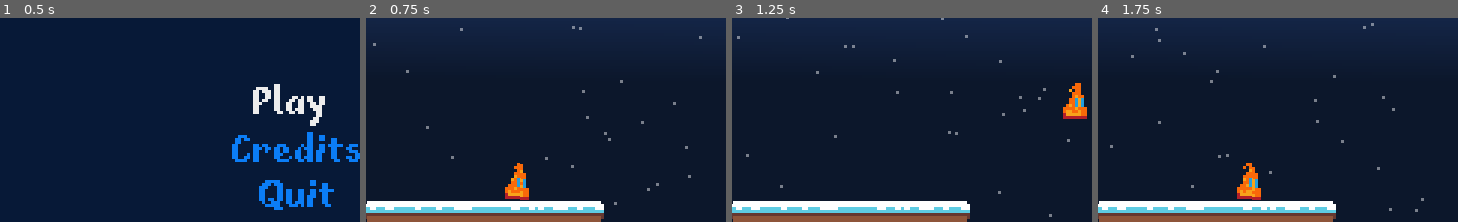
Above: before the commit, frames 1-4 (left to right).
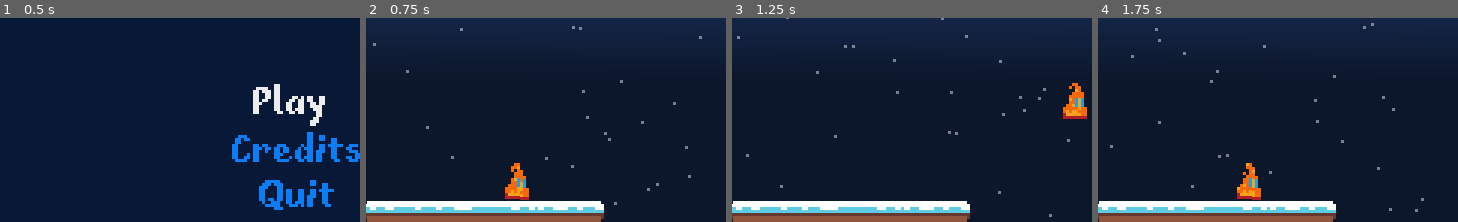
Above: after the commit, the same moments.

Repository: sugarvoid/winter-break-jam
Game: Godot game, scene res://game/menu/title_menu.tscn
Two runs of this game, one before a commit and one after it. Both use one fixed random seed, a clock stepped at 60 frames per second and the inputs below. Sound files missing from this copy of the repository are replaced by a short silence.
Inputs:
- Up to frame 1 (0.5 s): no input
- Up to frame 2 (0.75 s): tap Enter (ui_accept) at 0.5 s; hold D (move_right) from 0.53 s (still down); tap Space (dash) at 0.6 s
- Up to frame 3 (1.25 s): keep holding D (move_right); tap W (jump) at 0.77 s
- Up to frame 4 (1.75 s): keep holding D (move_right); tap Space (dash) at 1.35 s; tap W (jump) at 1.52 s
The pictures show only the part of the screen within x 4-54%, y 43-93%; the shares and areas given below are measured in that part.

Frame 1 is identical in both runs. In frame 2, 0.2% of the frame differs, in the area x 39-45%, y 71-87%; in frame 3, 0.2%; in frame 4, 0.2%.

Commit message:
Change waves positions

Diff:
--- a/game/danger_object/wave/sickle_wave_left_all.tscn
+++ b/game/danger_object/wave/sickle_wave_left_all.tscn
@@ -5,77 +5,62 @@
 
 [node name="SWLeftAll" instance=ExtResource( 1 )]
 
-[node name="IceSickle" parent="Hazards" index="0" instance=ExtResource( 2 )]
-position = Vector2( -22, 12 )
+[node name="IceSickle2" parent="Hazards" index="0" instance=ExtResource( 2 )]
+position = Vector2( -18, 24 )
 speed = 45
 rotation_d = 0
 
-[node name="IceSickle2" parent="Hazards" index="1" instance=ExtResource( 2 )]
-position = Vector2( -20, 34 )
+[node name="IceSickle3" parent="Hazards" index="1" instance=ExtResource( 2 )]
+position = Vector2( -18, 46 )
 speed = 45
 rotation_d = 0
 
-[node name="IceSickle3" parent="Hazards" index="2" instance=ExtResource( 2 )]
-position = Vector2( -20, 56 )
+[node name="IceSickle4" parent="Hazards" index="2" instance=ExtResource( 2 )]
+position = Vector2( -19, 66 )
 speed = 45
 rotation_d = 0
 
-[node name="IceSickle4" parent="Hazards" index="3" instance=ExtResource( 2 )]
-position = Vector2( -21, 76 )
+[node name="IceSickle14" parent="Hazards" index="3" instance=ExtResource( 2 )]
+position = Vector2( -195, 21 )
+speed = 40
+rotation_d = 0
+
+[node name="IceSickle15" parent="Hazards" index="4" instance=ExtResource( 2 )]
+position = Vector2( -195, 43 )
+speed = 40
+rotation_d = 0
+
+[node name="IceSickle16" parent="Hazards" index="5" instance=ExtResource( 2 )]
+position = Vector2( -196, 63 )
+speed = 40
+rotation_d = 0
+
+[node name="IceSickle10" parent="Hazards" index="6" instance=ExtResource( 2 )]
+position = Vector2( -113, 22 )
+speed = 50
+rotation_d = 0
+
+[node name="IceSickle11" parent="Hazards" index="7" instance=ExtResource( 2 )]
+position = Vector2( -113, 44 )
+speed = 50
+rotation_d = 0
+
+[node name="IceSickle12" parent="Hazards" index="8" instance=ExtResource( 2 )]
+position = Vector2( -111, 89 )
+speed = 50
+rotation_d = 0
+
+[node name="IceSickle5" parent="Hazards" index="9" instance=ExtResource( 2 )]
+position = Vector2( -20, 111 )
 speed = 45
 rotation_d = 0
 
-[node name="IceSickle13" parent="Hazards" index="4" instance=ExtResource( 2 )]
-position = Vector2( -190, 12 )
-speed = 40
-rotation_d = 0
-
-[node name="IceSickle14" parent="Hazards" index="5" instance=ExtResource( 2 )]
-position = Vector2( -188, 34 )
-speed = 40
-rotation_d = 0
-
-[node name="IceSickle15" parent="Hazards" index="6" instance=ExtResource( 2 )]
-position = Vector2( -188, 56 )
-speed = 40
-rotation_d = 0
-
-[node name="IceSickle16" parent="Hazards" index="7" instance=ExtResource( 2 )]
-position = Vector2( -189, 76 )
-speed = 40
-rotation_d = 0
-
-[node name="IceSickle9" parent="Hazards" index="8" instance=ExtResource( 2 )]
-position = Vector2( -108, 11 )
+[node name="IceSickle6" parent="Hazards" index="10" instance=ExtResource( 2 )]
+position = Vector2( -111, 110 )
 speed = 50
 rotation_d = 0
 
-[node name="IceSickle10" parent="Hazards" index="9" instance=ExtResource( 2 )]
-position = Vector2( -106, 33 )
-speed = 50
-rotation_d = 0
-
-[node name="IceSickle11" parent="Hazards" index="10" instance=ExtResource( 2 )]
-position = Vector2( -106, 55 )
-speed = 50
-rotation_d = 0
-
-[node name="IceSickle12" parent="Hazards" index="11" instance=ExtResource( 2 )]
-position = Vector2( -104, 100 )
-speed = 50
-rotation_d = 0
-
-[node name="IceSickle5" parent="Hazards" index="12" instance=ExtResource( 2 )]
-position = Vector2( -18, 122 )
-speed = 45
-rotation_d = 0
-
-[node name="IceSickle6" parent="Hazards" index="13" instance=ExtResource( 2 )]
-position = Vector2( -104, 121 )
-speed = 50
-rotation_d = 0
-
-[node name="IceSickle8" parent="Hazards" index="14" instance=ExtResource( 2 )]
-position = Vector2( -187, 125 )
+[node name="IceSickle8" parent="Hazards" index="11" instance=ExtResource( 2 )]
+position = Vector2( -194, 112 )
 speed = 40
 rotation_d = 0
--- a/game/danger_object/wave/sickle_wave_left_bottom.tscn
+++ b/game/danger_object/wave/sickle_wave_left_bottom.tscn
@@ -6,31 +6,31 @@
 [node name="SickleWaveLeftBottom" instance=ExtResource( 2 )]
 
 [node name="IceSickle" parent="Hazards" index="0" instance=ExtResource( 1 )]
-position = Vector2( -18, 75 )
+position = Vector2( -17, 68 )
 speed = 90
 rotation_d = 0
 
 [node name="IceSickle2" parent="Hazards" index="1" instance=ExtResource( 1 )]
-position = Vector2( -19, 93 )
+position = Vector2( -18, 86 )
 speed = 90
 rotation_d = 0
 
 [node name="IceSickle3" parent="Hazards" index="2" instance=ExtResource( 1 )]
-position = Vector2( -65, 103 )
+position = Vector2( -83, 98 )
 speed = 90
 rotation_d = 0
 
 [node name="IceSickle4" parent="Hazards" index="3" instance=ExtResource( 1 )]
-position = Vector2( -65, 121 )
+position = Vector2( -83, 116 )
 speed = 90
 rotation_d = 0
 
 [node name="IceSickle5" parent="Hazards" index="4" instance=ExtResource( 1 )]
-position = Vector2( -118, 77 )
+position = Vector2( -148, 68 )
 speed = 90
 rotation_d = 0
 
 [node name="IceSickle6" parent="Hazards" index="5" instance=ExtResource( 1 )]
-position = Vector2( -118, 95 )
+position = Vector2( -148, 86 )
 speed = 90
 rotation_d = 0
--- a/game/danger_object/wave/sickle_wave_left_top.tscn
+++ b/game/danger_object/wave/sickle_wave_left_top.tscn
@@ -11,12 +11,12 @@
 rotation_d = 0
 
 [node name="IceSickle2" parent="Hazards" index="1" instance=ExtResource( 1 )]
-position = Vector2( -32, 30 )
+position = Vector2( -49, 30 )
 speed = 50
 rotation_d = 0
 
 [node name="IceSickle3" parent="Hazards" index="2" instance=ExtResource( 1 )]
-position = Vector2( -31, 68 )
+position = Vector2( -48, 68 )
 speed = 50
 rotation_d = 0
 
--- a/game/danger_object/wave/sickle_wave_right_bottom.tscn
+++ b/game/danger_object/wave/sickle_wave_right_bottom.tscn
@@ -6,41 +6,46 @@
 [node name="SickleWaveRighBottom" instance=ExtResource( 2 )]
 
 [node name="IceSickle" parent="Hazards" index="0" instance=ExtResource( 1 )]
-position = Vector2( 257, 77 )
+position = Vector2( 258, 73 )
 speed = 40
 rotation_d = 180
 
 [node name="IceSickle2" parent="Hazards" index="1" instance=ExtResource( 1 )]
-position = Vector2( 344, 78 )
+position = Vector2( 342, 73 )
 speed = 40
 rotation_d = 180
 
 [node name="IceSickle3" parent="Hazards" index="2" instance=ExtResource( 1 )]
-position = Vector2( 380, 77 )
+position = Vector2( 377, 73 )
 speed = 40
 rotation_d = 180
 
-[node name="IceSickle8" parent="Hazards" index="3" instance=ExtResource( 1 )]
-position = Vector2( 405, 77 )
-speed = 40
-rotation_d = 180
-
-[node name="IceSickle4" parent="Hazards" index="4" instance=ExtResource( 1 )]
+[node name="IceSickle4" parent="Hazards" index="3" instance=ExtResource( 1 )]
 position = Vector2( 258, 99 )
 speed = 40
 rotation_d = 180
 
-[node name="IceSickle5" parent="Hazards" index="5" instance=ExtResource( 1 )]
-position = Vector2( 318, 76 )
+[node name="IceSickle7" parent="Hazards" index="4" instance=ExtResource( 1 )]
+position = Vector2( 342, 97 )
 speed = 40
 rotation_d = 180
 
-[node name="IceSickle7" parent="Hazards" index="6" instance=ExtResource( 1 )]
-position = Vector2( 343, 99 )
+[node name="IceSickle5" parent="Hazards" index="5" instance=ExtResource( 1 )]
+position = Vector2( 431, 75 )
 speed = 40
 rotation_d = 180
 
-[node name="IceSickle6" parent="Hazards" index="7" instance=ExtResource( 1 )]
-position = Vector2( 290, 75 )
+[node name="IceSickle8" parent="Hazards" index="6" instance=ExtResource( 1 )]
+position = Vector2( 466, 75 )
 speed = 40
 rotation_d = 180
+
+[node name="IceSickle9" parent="Hazards" index="7" instance=ExtResource( 1 )]
+position = Vector2( 431, 99 )
+speed = 40
+rotation_d = 180
+
+[node name="IceSickle6" parent="Hazards" index="8" instance=ExtResource( 1 )]
+position = Vector2( 288, 72 )
+speed = 40
+rotation_d = 180
--- a/game/danger_object/wave/sickle_wave_top_right.tscn
+++ b/game/danger_object/wave/sickle_wave_top_right.tscn
@@ -6,21 +6,21 @@
 [node name="SWTopRight" instance=ExtResource( 1 )]
 
 [node name="IceSickle" parent="Hazards" index="0" instance=ExtResource( 2 )]
-position = Vector2( 140, -19 )
+position = Vector2( 135, -20 )
 speed = 65
 rotation_d = 90
 
 [node name="IceSickle2" parent="Hazards" index="1" instance=ExtResource( 2 )]
-position = Vector2( 167, -18 )
+position = Vector2( 167, -20 )
 speed = 80
 rotation_d = 90
 
 [node name="IceSickle3" parent="Hazards" index="2" instance=ExtResource( 2 )]
-position = Vector2( 193, -16 )
+position = Vector2( 193, -20 )
 speed = 80
 rotation_d = 90
 
 [node name="IceSickle4" parent="Hazards" index="3" instance=ExtResource( 2 )]
-position = Vector2( 222, -16 )
+position = Vector2( 223, -20 )
 speed = 65
 rotation_d = 90
--- a/game/manager/hazard_manager/hazard_manager.gd
+++ b/game/manager/hazard_manager/hazard_manager.gd
@@ -6,6 +6,9 @@
 onready var hazard_container: Node2D = get_node("HazardContainer")
 onready var single_sickle_left_timer: Timer = get_node("SickleLeft")
 onready var single_sickle_right_timer: Timer = get_node("SickleRight")
+
+onready var bottom_left: Position2D = get_node("L4")
+onready var bottom_right: Position2D = get_node("R4")
 
 const p_IceSickle: PackedScene = preload("res://game/danger_object/ice_sickle/ice_sickle.tscn")
 
@@ -57,11 +60,11 @@
 
 func _on_left_timeout() -> void:
 	print('left')
-	_spawn_ice_sickle($L4.global_position, DangerObject.MOVING_DIRECTION.RIGHT, 200)
+	_spawn_ice_sickle(bottom_left.global_position, DangerObject.MOVING_DIRECTION.RIGHT, 200)
 
 func _on_right_timeout() -> void:
 	print('right')
-	_spawn_ice_sickle($R4.global_position, DangerObject.MOVING_DIRECTION.LEFT, 70)
+	_spawn_ice_sickle(bottom_right.global_position, DangerObject.MOVING_DIRECTION.LEFT, 70)
 
 func spawn_hazard(sec: int) -> void:
 	match sec:
@@ -78,8 +81,8 @@
 		6:
 			_spawn_wave(p_SWLeftTop, 80)
 		7:
-			_spawn_ice_sickle($L1.global_position, DangerObject.MOVING_DIRECTION.RIGHT)
-			_spawn_ice_sickle($R2.global_position, DangerObject.MOVING_DIRECTION.RIGHT)
+			_spawn_ice_sickle(self.bottom_left.global_position, DangerObject.MOVING_DIRECTION.RIGHT)
+			_spawn_ice_sickle(self.bottom_right.global_position, DangerObject.MOVING_DIRECTION.RIGHT)
 		8:
 			_stop_timers()
 		12:
@@ -126,4 +129,5 @@
 			_spawn_wave(p_SWFinal)
 		60:
 			# End of game
+			_stop_timers()
 			emit_signal("player_finished")
--- a/game/manager/hazard_manager/hazard_manager.tscn
+++ b/game/manager/hazard_manager/hazard_manager.tscn
@@ -17,7 +17,7 @@
 position = Vector2( -15, 66 )
 
 [node name="L4" type="Position2D" parent="."]
-position = Vector2( -15, 117.769 )
+position = Vector2( -14, 114 )
 
 [node name="R1" type="Position2D" parent="."]
 position = Vector2( 245, -11 )
@@ -29,7 +29,7 @@
 position = Vector2( 258, 75 )
 
 [node name="R4" type="Position2D" parent="."]
-position = Vector2( 258, 105.914 )
+position = Vector2( 258, 96 )
 
 [node name="SickleLeft" type="Timer" parent="."]
 
--- a/game/player/player.tscn
+++ b/game/player/player.tscn
@@ -95,7 +95,7 @@
 [node name="AnimatedSprite" type="AnimatedSprite" parent="."]
 rotation = 6.28319
 frames = SubResource( 2 )
-frame = 5
+frame = 3
 playing = true
 
 [node name="Crown" type="Sprite" parent="AnimatedSprite"]
